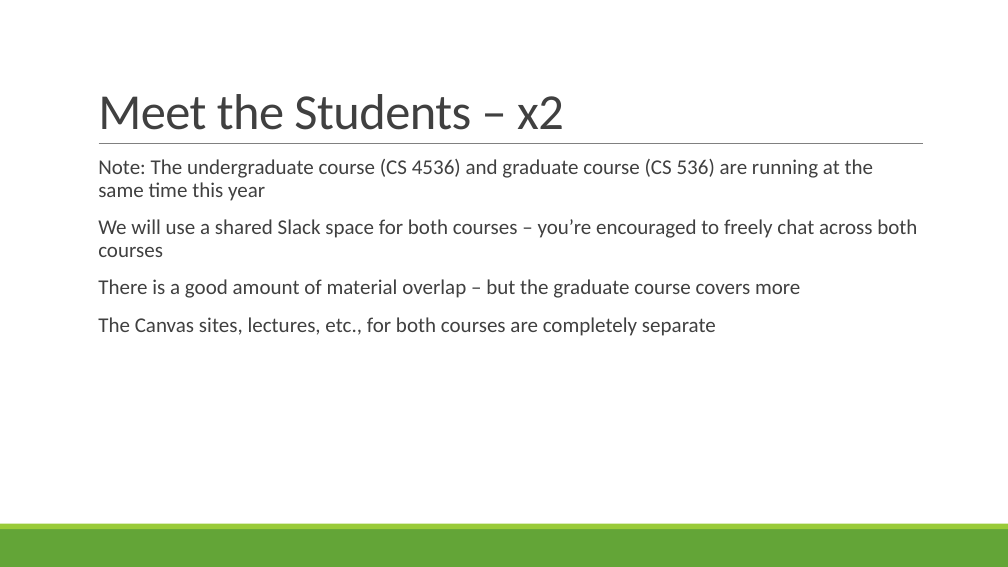
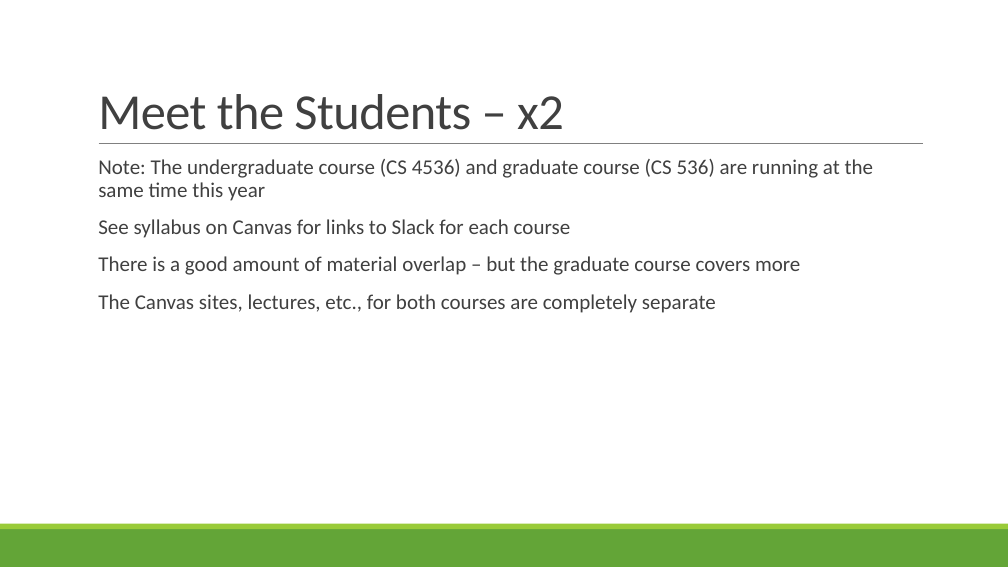
Before and after one commit to rbohrer/pl-course, a slide deck: slide 6 of LectureSlides/01Intro.pptx. Drawn at 1008x567 pixels with LibreOffice and Linux fonts; fonts in the diff are those of the drawing. Boxes give left, top, right and bottom in pixels: in the first picture for what was removed or moved away, otherwise in the second. Text is boxed around its words. In the diff, an @@ line names an element or a change of style, - is before the commit and + after.

```diff
--- a/LectureSlides/01Intro.pptx
+++ b/LectureSlides/01Intro.pptx
@@ text at <box>98,219,571,238</box>: text changed @@
-  We will use a shared Slack space for both courses – you’re encouraged to freely chat across both courses
+  See syllabus on Canvas for links to Slack for each course
```
Also in this commit, not shown: 4 other slides changed, 1 slide added.
